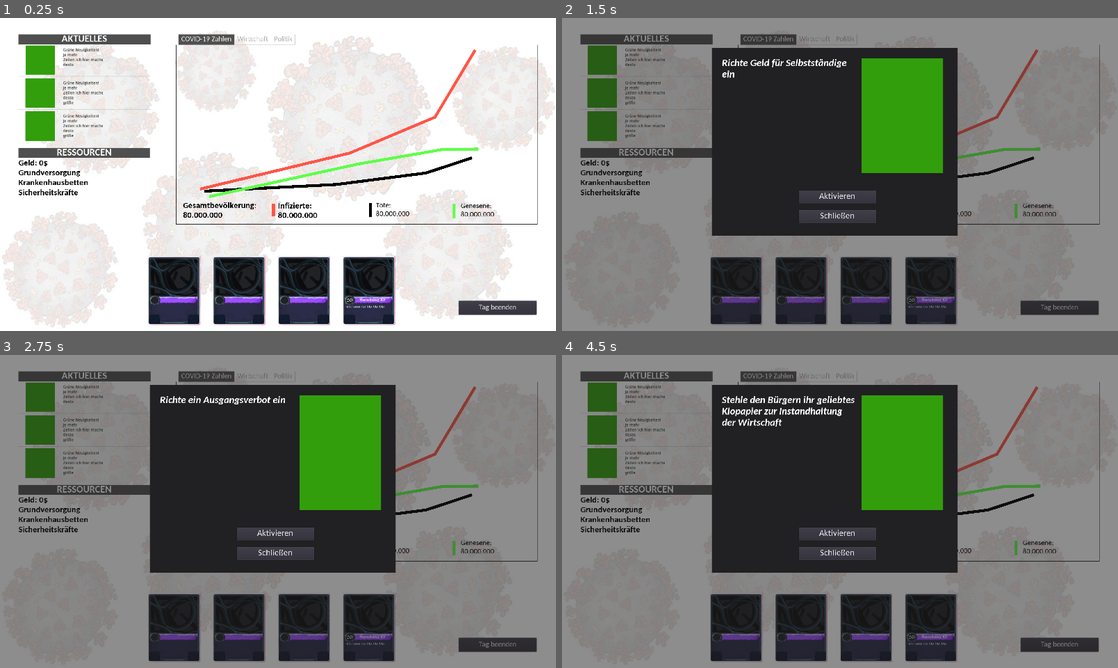
Above: before the commit, frames 1-4 (two rows, left to right).
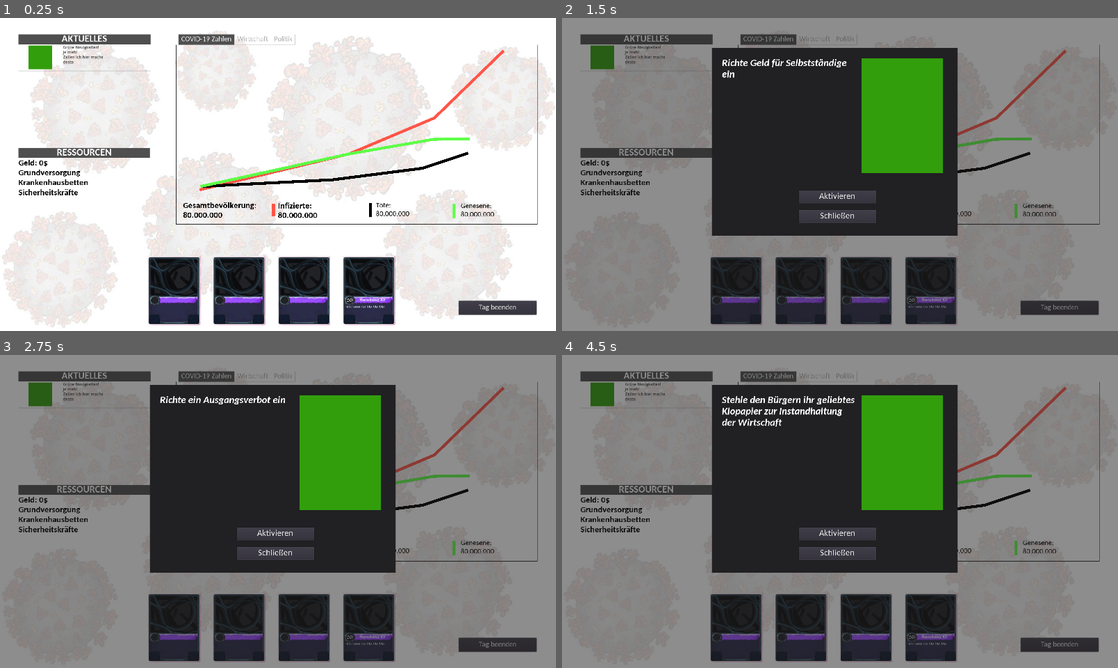
Above: after the commit, the same moments.

Repository: Cards-against-Corona/Cards-against-Corona
Game: Godot game, scene res://Scenes and Scripts/Game.tscn
Same seed, same stepped clock (60 frames per second), same inputs: the game is played once before the commit and once after it.
Inputs (mouse positions are in pixels of both pictures, inside the frame that each line leads up to):
- Up to frame 1 (0.25 s): no input
- Up to frame 2 (1.5 s): click (734, 290) at 0.5 s; click (801, 290) at 1.25 s
- Up to frame 3 (2.75 s): click (305, 627) at 2 s
- Up to frame 4 (4.5 s): click "Handlung XY" at 2.75 s; click "Aktivieren" at 3.5 s; click (734, 627) at 4.25 s

The runs differ from the first frame. In frame 1, 4.0% of the frame differs, in the area x 3-91%, y 8-58%; in frame 2, 2.4%; in frame 3, 2.4%; in frame 4, 2.4%.

Commit message:
Main UI: graphs can now fit actual data
Graphs fit calculated data (for now only those in the COVID19 tab). Also prepared "Aktuelles" box to be scrollable

Diff:
--- a/Scenes and Scripts/Game.gd
+++ b/Scenes and Scripts/Game.gd
@@ -48,13 +48,9 @@
 
 func _on_Button_TagEnde_pressed():
 	# trigger events?
+
+	# calculate new numbers
 	logic.FinishDay()
-
-	print(logic.newInfected[-1])
-
-	# calculate infection counts --> mit Mechanikern koordinieren
-	 # TESTARRAY
-	#var arr = [1, 2, 3]
 
 	# calculate other values
 
@@ -67,16 +63,50 @@
 	# update other KPIs
 
 	# calculate the Graphs
-	# for Covid-Screen: -200;80 -> 750;400
-
-	# arr wird durch werte z.B. Anzahl infizierte ersetzt
-	#var y_max = arr.max()
-	#var y_min = arr.min()
 
 
-	#for y in range(arr.size()):
-	#	print(y)
+	var temp_points = []
+	# for Covid-Screen: -200;80 -> 850;-400
+	temp_points = _normalize_Graph_Points(-200, 850, 80, -400, logic.infectedByDay)
+	$"Control/TabContainer/COVID-19 Zahlen/Line2D_infizierte".clear_points()
+	for point in temp_points:
+		$"Control/TabContainer/COVID-19 Zahlen/Line2D_infizierte".add_point(point)
+
+	temp_points = _normalize_Graph_Points(-200, 850, 80, -400, logic.deadByDay)
+	$"Control/TabContainer/COVID-19 Zahlen/Line2D_Tote".clear_points()
+	for point in temp_points:
+		$"Control/TabContainer/COVID-19 Zahlen/Line2D_Tote".add_point(point)
+
+	temp_points = _normalize_Graph_Points(-200, 850, 80, -400, logic.curedByDay)
+	$"Control/TabContainer/COVID-19 Zahlen/Line2D_Genesene".clear_points()
+	for point in temp_points:
+		$"Control/TabContainer/COVID-19 Zahlen/Line2D_Genesene".add_point(point)
 
 	# enter new entries to the newsfeed
 
 	# enter new entries to the eventlog
+
+func _normalize_Graph_Points(frame_x_min, frame_x_max, frame_y_min, frame_y_max, input_array):
+	var return_array = []
+	var x_temp_px
+	var y_temp_px
+	var x_step_size
+	# read border values
+	var y_max_value = input_array.max()
+	var y_min_value = input_array.min()
+
+	var y_diff_px = frame_y_max - frame_y_min
+	var y_diff_value = y_max_value - y_min_value
+
+	# calculate x step size
+	x_step_size = ( frame_x_max - frame_x_min ) / input_array.size()
+
+	# normalize y values and write to return
+	for i in input_array.size():
+		x_temp_px = frame_x_min + x_step_size * i
+		if y_diff_value == 0: y_temp_px = 0
+		else:
+			y_temp_px =  ( ( input_array[i] - y_min_value ) / y_diff_value ) * y_diff_px + frame_y_min
+		return_array.push_back(Vector2(x_temp_px, y_temp_px))
+
+	return return_array
--- a/Scenes and Scripts/Game.tscn
+++ b/Scenes and Scripts/Game.tscn
@@ -112,8 +112,8 @@
 margin_bottom = -1.0
 
 [node name="Line2D_infizierte" type="Line2D" parent="Control/TabContainer/COVID-19 Zahlen"]
-position = Vector2( 282.135, 417.159 )
-points = PoolVector2Array( -200, 80, 316.836, -44.0809, 611.084, -168.072, 750, -400 )
+position = Vector2( 280, 420 )
+points = PoolVector2Array( -200, 80, 316.836, -44.0809, 611.084, -168.072, 850, -400 )
 default_color = Color( 1, 0.337255, 0.286275, 1 )
 
 [node name="Legende_infizierte" type="Line2D" parent="Control/TabContainer/COVID-19 Zahlen"]
@@ -122,7 +122,7 @@
 default_color = Color( 1, 0.337255, 0.286275, 1 )
 
 [node name="Line2D_Tote" type="Line2D" parent="Control/TabContainer/COVID-19 Zahlen"]
-position = Vector2( 293.018, 436.204 )
+position = Vector2( 280, 420 )
 points = PoolVector2Array( -196.475, 68.3441, 259.684, 45.264, 569.086, 5.59723, 727.753, -46.7631 )
 default_color = Color( 0, 0, 0, 1 )
 
@@ -132,7 +132,7 @@
 default_color = Color( 0, 0, 0, 1 )
 
 [node name="Line2D_Genesene" type="Line2D" parent="Control/TabContainer/COVID-19 Zahlen"]
-position = Vector2( 309.343, 455.25 )
+position = Vector2( 280, 420 )
 points = PoolVector2Array( -196.475, 68.3441, 316.836, -44.0809, 608.295, -94.3685, 733.642, -95.9551 )
 default_color = Color( 0.376471, 1, 0.286275, 1 )
 
@@ -221,7 +221,7 @@
 points = PoolVector2Array( 0, 0, 316.836, -44.0809, 611.084, -168.072, 740.627, -388.296 )
 default_color = Color( 0.309804, 1, 0.286275, 1 )
 
-[node name="VBoxContainer" type="VBoxContainer" parent="Control"]
+[node name="VBoxContainer_Aktuelles" type="VBoxContainer" parent="Control"]
 margin_left = 64.0
 margin_top = 58.0
 margin_right = 520.0
@@ -231,7 +231,7 @@
 "_edit_use_anchors_": false
 }
 
-[node name="Label2" type="Label" parent="Control/VBoxContainer"]
+[node name="Label_Aktuelles" type="Label" parent="Control/VBoxContainer_Aktuelles"]
 margin_right = 456.0
 margin_bottom = 35.0
 custom_styles/normal = SubResource( 8 )
@@ -241,24 +241,33 @@
 align = 1
 uppercase = true
 
-[node name="HBoxContainer" type="HBoxContainer" parent="Control/VBoxContainer"]
+[node name="ScrollContainer_Aktuelles" type="ScrollContainer" parent="Control/VBoxContainer_Aktuelles"]
 margin_top = 39.0
 margin_right = 456.0
-margin_bottom = 140.0
+margin_bottom = 368.0
 size_flags_vertical = 3
 
-[node name="TextureRect" type="TextureRect" parent="Control/VBoxContainer/HBoxContainer"]
+[node name="VBoxContainer_Aktuelles_Scrollable" type="VBoxContainer" parent="Control/VBoxContainer_Aktuelles/ScrollContainer_Aktuelles"]
+margin_right = 456.0
+margin_bottom = 90.0
+size_flags_horizontal = 3
+
+[node name="HBoxContainer" type="HBoxContainer" parent="Control/VBoxContainer_Aktuelles/ScrollContainer_Aktuelles/VBoxContainer_Aktuelles_Scrollable"]
+margin_right = 456.0
+margin_bottom = 82.0
+
+[node name="TextureRect" type="TextureRect" parent="Control/VBoxContainer_Aktuelles/ScrollContainer_Aktuelles/VBoxContainer_Aktuelles_Scrollable/HBoxContainer"]
 margin_right = 150.0
-margin_bottom = 101.0
+margin_bottom = 82.0
 size_flags_horizontal = 3
 texture = ExtResource( 3 )
 expand = true
 stretch_mode = 6
 
-[node name="Label" type="Label" parent="Control/VBoxContainer/HBoxContainer"]
+[node name="Label" type="Label" parent="Control/VBoxContainer_Aktuelles/ScrollContainer_Aktuelles/VBoxContainer_Aktuelles_Scrollable/HBoxContainer"]
 margin_left = 154.0
 margin_right = 456.0
-margin_bottom = 101.0
+margin_bottom = 82.0
 size_flags_horizontal = 3
 size_flags_vertical = 3
 size_flags_stretch_ratio = 2.0
@@ -270,87 +279,13 @@
 "
 valign = 1
 
-[node name="HSeparator" type="HSeparator" parent="Control/VBoxContainer"]
-margin_top = 144.0
-margin_right = 456.0
-margin_bottom = 148.0
-__meta__ = {
-"_edit_use_anchors_": false
-}
-
-[node name="HBoxContainer2" type="HBoxContainer" parent="Control/VBoxContainer"]
-margin_top = 152.0
-margin_right = 456.0
-margin_bottom = 253.0
-size_flags_vertical = 3
-__meta__ = {
-"_edit_use_anchors_": false
-}
-
-[node name="TextureRect" type="TextureRect" parent="Control/VBoxContainer/HBoxContainer2"]
-margin_right = 150.0
-margin_bottom = 101.0
-size_flags_horizontal = 3
-size_flags_vertical = 3
-texture = ExtResource( 3 )
-expand = true
-stretch_mode = 6
-
-[node name="Label" type="Label" parent="Control/VBoxContainer/HBoxContainer2"]
-margin_left = 154.0
-margin_right = 456.0
-margin_bottom = 101.0
-size_flags_horizontal = 3
-size_flags_vertical = 3
-size_flags_stretch_ratio = 2.0
-custom_colors/font_color = Color( 0, 0, 0, 1 )
-text = "Grüne Neuigkeiten!
-Je mehr
-Zeilen ich hier mache
-desto
-größe"
-valign = 1
-
-[node name="HSeparator2" type="HSeparator" parent="Control/VBoxContainer"]
-margin_top = 257.0
-margin_right = 456.0
-margin_bottom = 261.0
-__meta__ = {
-"_edit_use_anchors_": false
-}
-
-[node name="HBoxContainer3" type="HBoxContainer" parent="Control/VBoxContainer"]
-margin_top = 265.0
-margin_right = 456.0
-margin_bottom = 368.0
-size_flags_vertical = 3
-__meta__ = {
-"_edit_use_anchors_": false
-}
-
-[node name="TextureRect" type="TextureRect" parent="Control/VBoxContainer/HBoxContainer3"]
-margin_right = 150.0
-margin_bottom = 103.0
-size_flags_horizontal = 3
-size_flags_vertical = 3
-texture = ExtResource( 3 )
-expand = true
-stretch_mode = 6
-
-[node name="Label" type="Label" parent="Control/VBoxContainer/HBoxContainer3"]
-margin_left = 154.0
-margin_right = 456.0
-margin_bottom = 103.0
-size_flags_horizontal = 3
-size_flags_vertical = 3
-size_flags_stretch_ratio = 2.0
-custom_colors/font_color = Color( 0, 0, 0, 1 )
-text = "Grüne Neuigkeiten!
-Je mehr
-Zeilen ich hier mache
-desto
-größe"
-valign = 1
+[node name="HSeparator" type="HSeparator" parent="Control/VBoxContainer_Aktuelles/ScrollContainer_Aktuelles/VBoxContainer_Aktuelles_Scrollable"]
+margin_top = 86.0
+margin_right = 456.0
+margin_bottom = 90.0
+__meta__ = {
+"_edit_use_anchors_": false
+}
 
 [node name="VBoxContainer2" type="VBoxContainer" parent="Control"]
 margin_left = 63.6827
Not shown, added: logo.png.import
